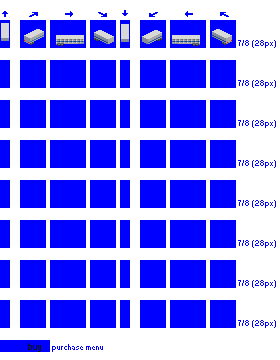
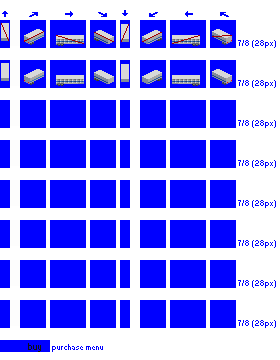
Before/after of a 280x360 layered artwork. What changed in the layer stack:
painted on "trailer" over [1, 23, 232, 86]
added layer "Layer 1" above "blue bg blocked" over [1, 23, 232, 44]
